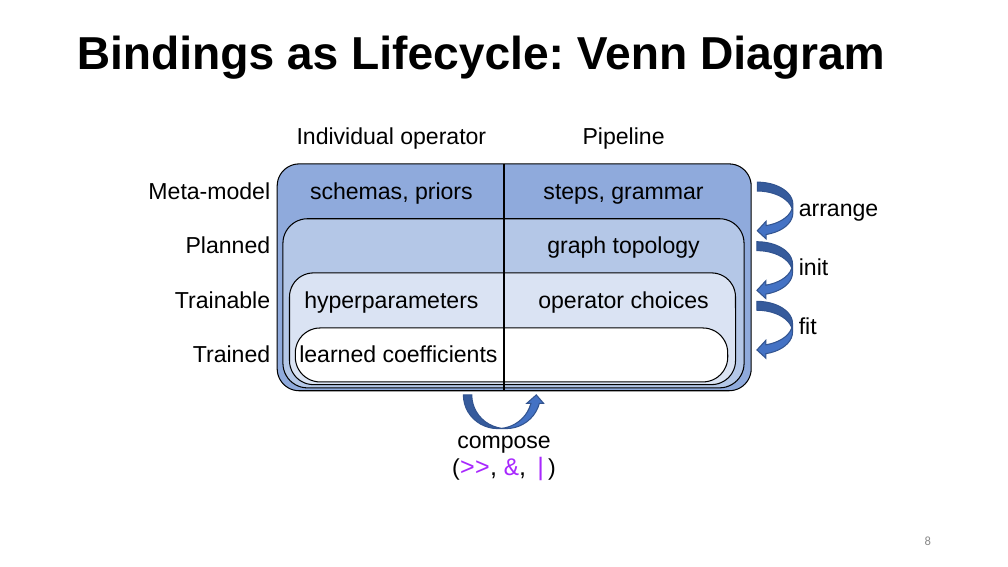
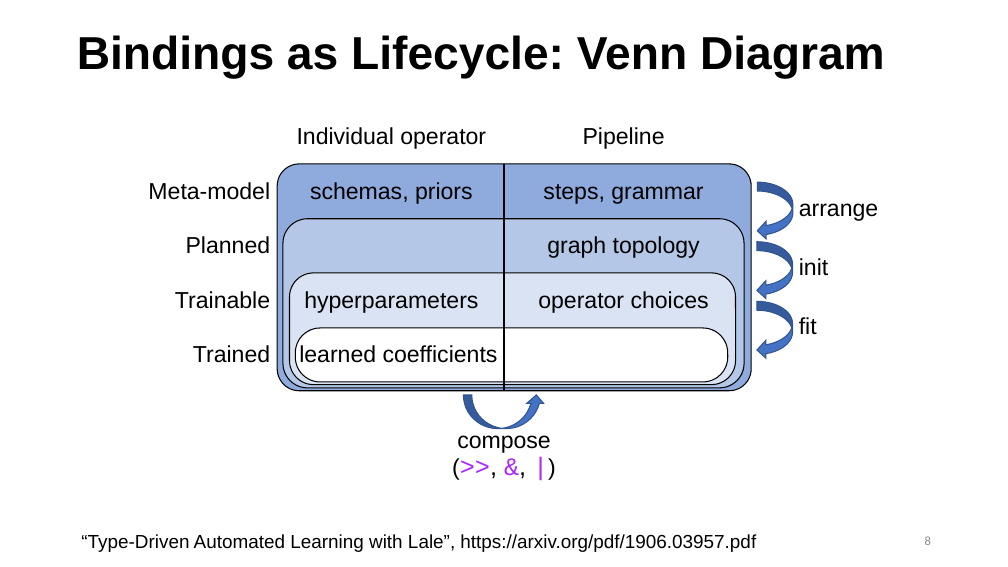
Before and after one commit to IBM/lale, a slide deck: slide 8 of talks/2019-1105-lale.pptx. Drawn at 1008x567 pixels with LibreOffice and Linux fonts; fonts in the diff are those of the drawing. Boxes give left, top, right and bottom in pixels: in the first picture for what was removed or moved away, otherwise in the second. Text is boxed around its words. In the diff, an @@ line names an element or a change of style, - is before the commit and + after.

Commit message:
Some more tweaks to the slides.

```diff
--- a/talks/2019-1105-lale.pptx
+++ b/talks/2019-1105-lale.pptx
@@ text added at <box>81,534,756,552</box>, 18 pt, text #000000 @@
+“Type-Driven Automated Learning with Lale”, https://arxiv.org/pdf/1906.03957.pdf
```
Also in this commit, not shown: 3 other slides changed, 1 other file.
